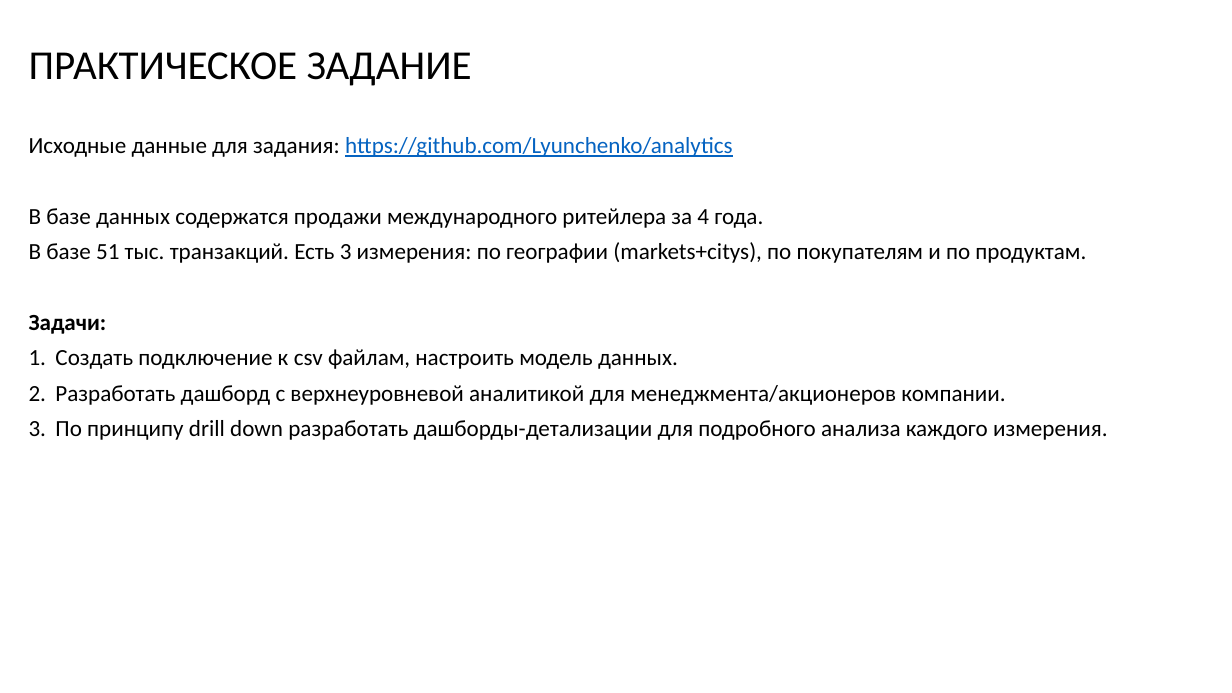
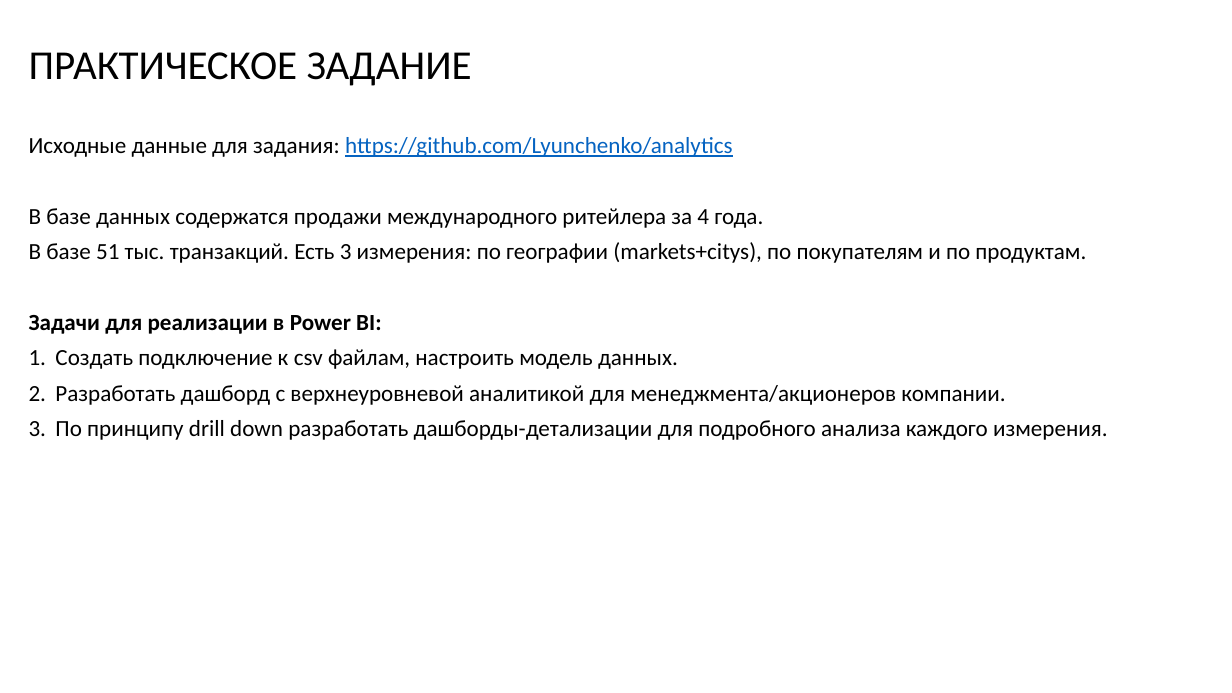
Before and after one commit to Jin132/analytics, a slide deck: slide 1 of 01 Ритейл/Задание.pptx. Drawn at 1232x693 pixels with LibreOffice and Linux fonts; fonts in the diff are those of the drawing. Boxes give left, top, right and bottom in pixels: in the first picture for what was removed or moved away, otherwise in the second. Text is boxed around its words. In the diff, an @@ line names an element or a change of style, - is before the commit and + after.

```diff
--- a/01 Ритейл/Задание.pptx
+++ b/01 Ритейл/Задание.pptx
@@ text at [29,315,381,334]: text changed @@
-Задачи:
+Задачи для реализации в Power BI:
```
